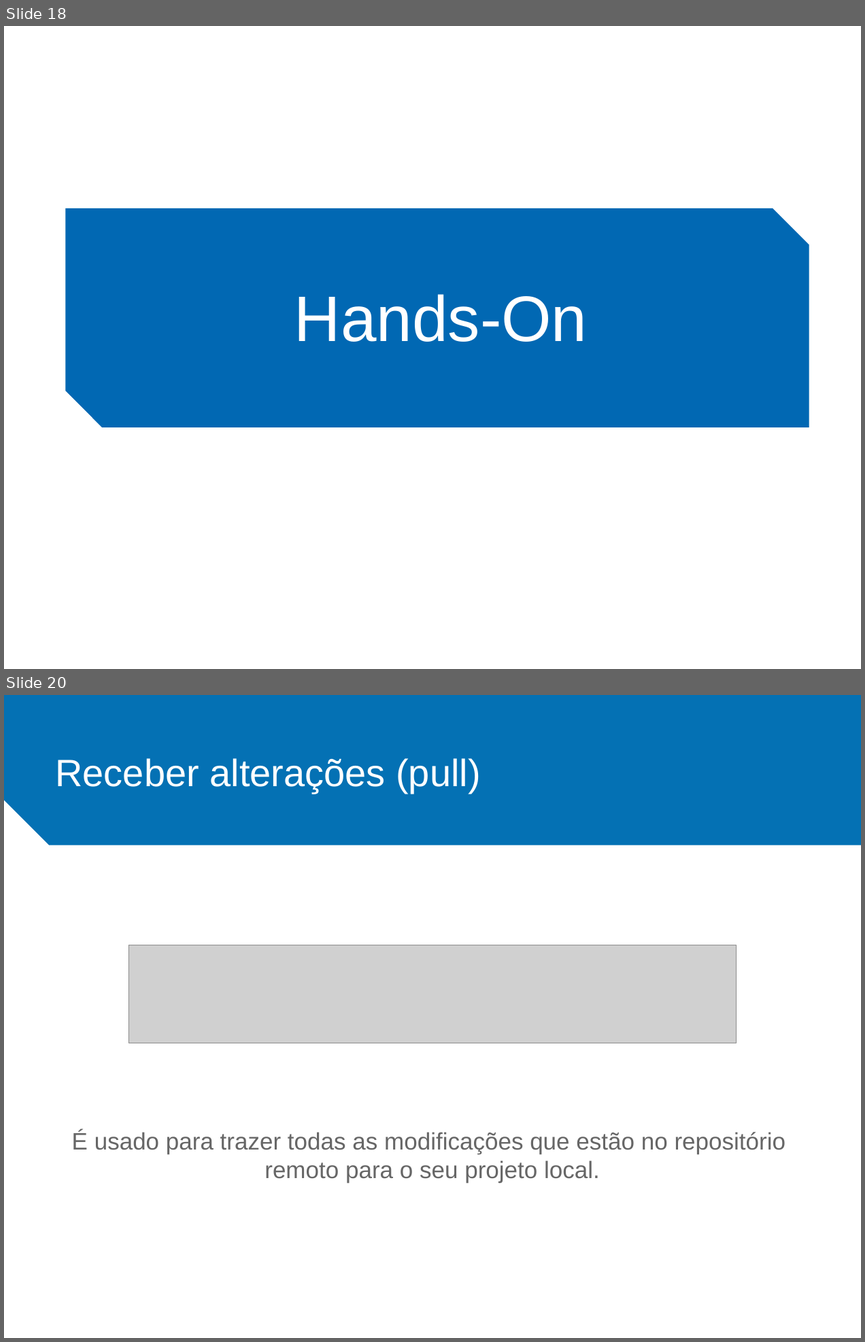
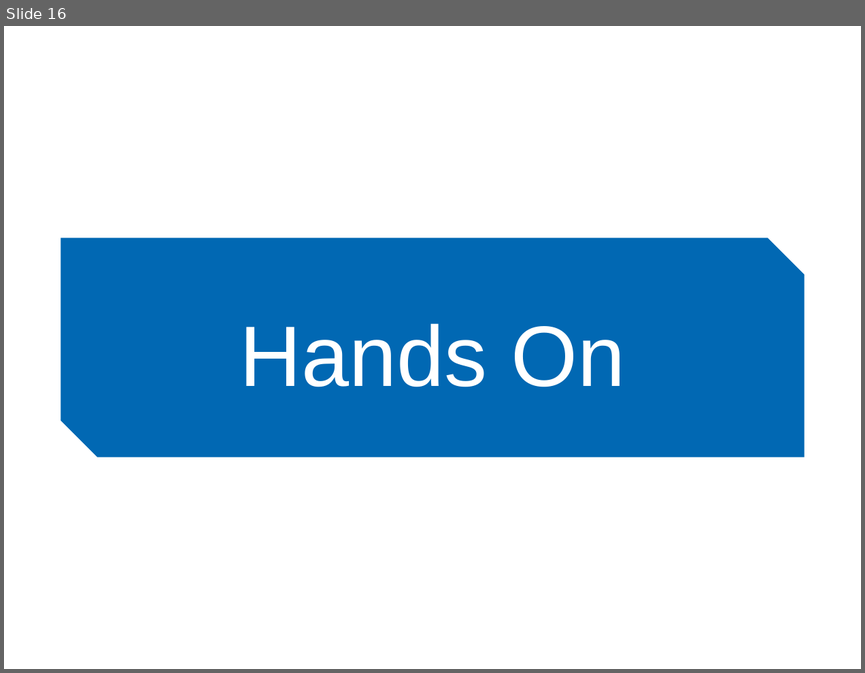
Before and after one commit to ieeeupsb/workshop-git, a slide deck: ppt/Workshop Git.pptx. Shown one above the other, each under a label of ours: slides 18 and 20 before the commit, slide 16 after it; the slides between them are not shown. The pictures are 865x1342 and 865x673 pixels, drawn with LibreOffice and Linux fonts; fonts in the diff are those of the drawing; grey boxes stand for pictures; background and template pictures are left out. Boxes give left, top, right and bottom in pixels: in the first picture for what was removed or moved away, otherwise in the second. Text is boxed around its words. In the diff, an @@ line names an element or a change of style, - is before the commit and + after.

```diff
--- a/ppt/Workshop Git.pptx
+++ b/ppt/Workshop Git.pptx
@@ slide 20 removed at (4,695,861,1338), background #FFFFFF @@
@@ snip rect removed at (4,695,861,845) @@
@@ rectangle removed at (47,736,205,808) @@
@@ text removed at (56,758,190,787) @@
-<TÍTULO>
-<SUBTÍTULO>
@@ text removed at (210,758,480,794) @@
-Receber alterações (pull)
@@ picture removed at (129,945,736,1043) @@
@@ text removed at (72,1130,786,1182) @@
-É usado para trazer todas as modificações que estão no repositório remoto para o seu projeto local.
@@ what was slide 18 is now slide 16 @@
@@ slide 16 changed as well @@
@@ text removed at (47,214,818,403) @@
-<TÍTULO>
@@ snip diag rect: place and size @@
-snip diag rect at (66,208,809,428)
+snip diag rect at (60,237,804,457)
@@ text "Hands On": place and size @@
-text "Hands On" at (219,257,663,376)
+text "Hands On" at (239,323,625,387)
@@ text "Hands On" at (239,323,625,387): vertical alignment middle to top; fill #0168B3 to none; outline #0168B3 2 pt to none @@
@@ text at (239,323,625,387): text changed; size 54 to 72 pt @@
-Hands-On
+Hands On
```
Also in this commit, not shown: 19 other slides changed, 33 slides added, 17 other slides removed, 9 other files.
